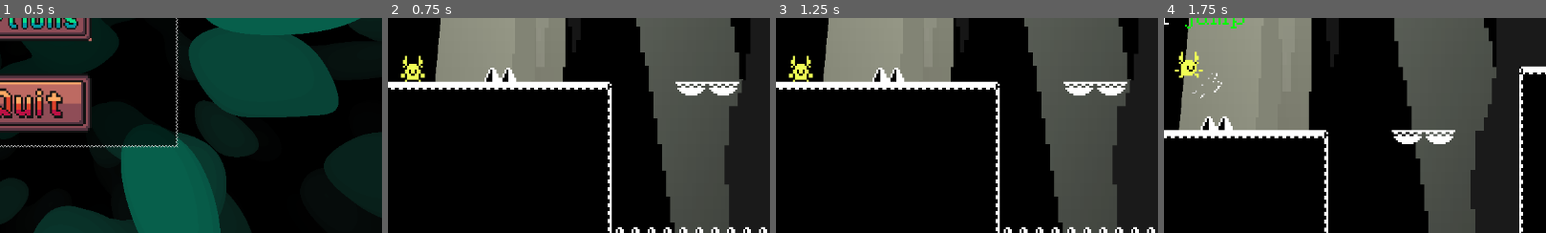
Above: before the commit, frames 1-4 (left to right).
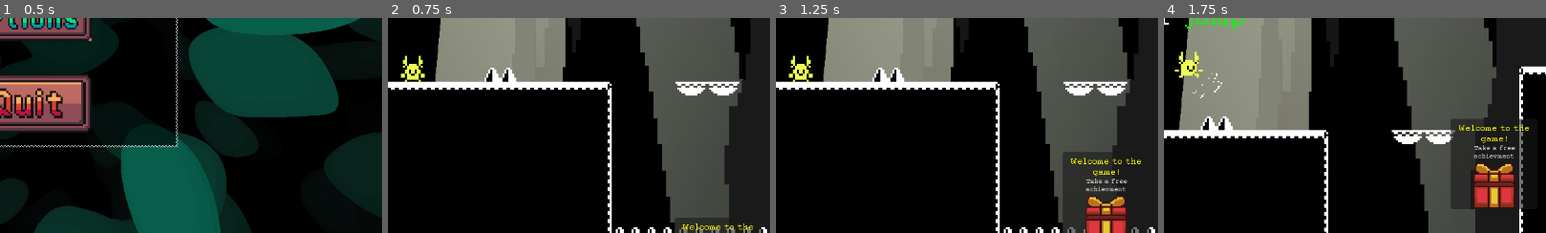
Above: after the commit, the same moments.

Repository: SeldonRubika/Godot-Workshop-Project
Game: Godot game, scene res://Scenes/MainWorld/main_world.tscn
Same seed, same stepped clock (60 frames per second), same inputs: the game is played once before the commit and once after it. Sound files missing from this copy of the repository are replaced by a short silence.
Inputs (mouse positions are % of the whole screen's width and height, from its top left):
- Up to frame 1 (0.5 s): no input
- Up to frame 2 (0.75 s): click (50, 30) at 0.5 s
- Up to frame 3 (1.25 s): no input
- Up to frame 4 (1.75 s): move the mouse to (72, 45) at 1.27 s; hold D (Right) from 1.28 s (still down); click (72, 45) at 1.35 s; tap Space (Jump) at 1.52 s
The pictures show only the part of the screen within x 47-97%, y 50-100%; the shares and areas given below are measured in that part.

Frame 1 is identical in both runs. In frame 2, 1.1% of the frame differs, in the area x 75-98%, y 92-100%; in frame 3, 5.7%, in the area x 75-98%, y 62-100%; in frame 4, 5.5%.

Commit message:
Added achievement

Diff:
--- /dev/null
+++ b/Resources/AchievementResourcebase.gd
@@ -0,0 +1,6 @@
+extends Resource
+class_name AchievementResource
+
+@export var name := ""
+@export var desc := ""
+@export var texture: Texture2D = preload("uid://bf0ms1dqy4fu1")
--- /dev/null
+++ b/Resources/test_achievement.tres
@@ -0,0 +1,10 @@
+[gd_resource type="Resource" script_class="AchievementResource" format=3 uid="uid://bu8gxbnqlkwlh"]
+
+[ext_resource type="Script" uid="uid://wio5w2sstpfa" path="res://Resources/AchievementResourcebase.gd" id="1_6jae3"]
+[ext_resource type="Texture2D" uid="uid://bf0ms1dqy4fu1" path="res://Assets/AchievementsIcons/Achievement-Pack-32x32_Gold-Crown.png" id="2_l4lw3"]
+
+[resource]
+script = ExtResource("1_6jae3")
+name = "Test Achievement"
+desc = "I'm a test, hello"
+metadata/_custom_type_script = "uid://wio5w2sstpfa"
--- /dev/null
+++ b/Resources/welcome.tres
@@ -0,0 +1,11 @@
+[gd_resource type="Resource" script_class="AchievementResource" format=3 uid="uid://ddvov6cotjbi4"]
+
+[ext_resource type="Script" uid="uid://wio5w2sstpfa" path="res://Resources/AchievementResourcebase.gd" id="1_7ey31"]
+[ext_resource type="Texture2D" uid="uid://b8gxb1opm5rpi" path="res://Assets/AchievementsIcons/Achievement-Pack-32x32_Gift-Box-Red-Open-.png" id="2_7ey31"]
+
+[resource]
+script = ExtResource("1_7ey31")
+name = "Welcome to the game"
+desc = "Take a free achievment"
+texture = ExtResource("2_7ey31")
+metadata/_custom_type_script = "uid://wio5w2sstpfa"
--- /dev/null
+++ b/Scenes/ui/achievement.gd
@@ -0,0 +1,24 @@
+extends Control
+@export var achievement_texture: TextureRect
+@export var achievement_text: RichTextLabel
+
+
+func load_achievment(resource: AchievementResource):
+	achievement_texture.texture = resource.texture
+	achievement_text.text = "[color=yellow]%s![/color]
+[font_size=12] %s" % [resource.name, resource.desc]
+
+
+func show_achievement():
+	var tween = create_tween()
+	tween.tween_property(self, "anchor_top", 0.84, 1.5)
+	tween.parallel().tween_property(self, "anchor_bottom", 0.94, 1.5)
+	await get_tree().create_timer(3).timeout
+	var new_tween = create_tween()
+	new_tween.tween_property(self, "anchor_top", 1.3, 1.5)
+	new_tween.parallel().tween_property(self, "anchor_bottom", 1.4, 1.5)
+
+
+func _ready() -> void:
+	load_achievment(preload("uid://ddvov6cotjbi4"))
+	show_achievement()
--- a/Scenes/ui/ui.tscn
+++ b/Scenes/ui/ui.tscn
@@ -4,6 +4,8 @@
 [ext_resource type="PackedScene" uid="uid://j8odnfubaucm" path="res://Scenes/LifeBar/life.tscn" id="2_oak0x"]
 [ext_resource type="PackedScene" uid="uid://ca257rjf53hhq" path="res://Scenes/Ui/main_menu.tscn" id="3_h400c"]
 [ext_resource type="Texture2D" uid="uid://df700y11rwons" path="res://Assets/Sprites/tile_0002.png" id="3_jxxc1"]
+[ext_resource type="Texture2D" uid="uid://bf0ms1dqy4fu1" path="res://Assets/AchievementsIcons/Achievement-Pack-32x32_Gold-Crown.png" id="5_6jfdq"]
+[ext_resource type="Script" uid="uid://qyp4hd88if2v" path="res://Scenes/Ui/achievement.gd" id="5_gu8fo"]
 
 [node name="UI" type="CanvasLayer" unique_id=1087143809 node_paths=PackedStringArray("life", "bloup_bloup", "coin_text")]
 process_mode = 3
@@ -57,4 +59,59 @@
 mouse_filter = 2
 color = Color(0.44044712, 0.76799834, 1, 0.47700003)
 
+[node name="Achievement" type="Control" parent="." unique_id=1324088082 node_paths=PackedStringArray("achievement_texture", "achievement_text")]
+layout_mode = 3
+anchor_left = 0.87
+anchor_top = 1.3
+anchor_right = 0.93000007
+anchor_bottom = 1.4
+grow_horizontal = 0
+grow_vertical = 0
+script = ExtResource("5_gu8fo")
+achievement_texture = NodePath("AchievementTexture")
+achievement_text = NodePath("AchievementText")
+metadata/_edit_use_anchors_ = true
+
+[node name="Panel" type="Panel" parent="Achievement" unique_id=1422018781]
+layout_mode = 1
+anchors_preset = -1
+anchor_left = -0.45214325
+anchor_top = -1.0542594
+anchor_right = 1.4431434
+anchor_bottom = 1.044
+offset_left = 0.012205124
+offset_top = -0.0040130615
+offset_right = 0.009773254
+offset_bottom = 0.028800964
+metadata/_edit_use_anchors_ = true
+
+[node name="AchievementTexture" type="TextureRect" parent="Achievement" unique_id=360330854]
+layout_mode = 1
+anchors_preset = 15
+anchor_right = 1.0
+anchor_bottom = 1.0
+grow_horizontal = 2
+grow_vertical = 2
+texture = ExtResource("5_6jfdq")
+expand_mode = 4
+stretch_mode = 5
+
+[node name="AchievementText" type="RichTextLabel" parent="Achievement" unique_id=1439565420]
+layout_mode = 1
+anchors_preset = -1
+anchor_left = -0.5
+anchor_top = -1.039
+anchor_right = 1.5
+anchor_bottom = -0.020000001
+offset_left = 6.3200684
+offset_top = 0.007194519
+offset_right = -6.3200684
+bbcode_enabled = true
+text = "[color=yellow]Achievement![/color]
+[font_size=12] you got you first achievement"
+fit_content = true
+scroll_active = false
+horizontal_alignment = 1
+vertical_alignment = 1
+
 [connection signal="bloup_bloup" from="MainMenu" to="." method="_on_main_menu_bloup_bloup"]
--- a/project.godot
+++ b/project.godot
@@ -39,6 +39,7 @@
 
 folder_colors={
 "res://Assets/": "red",
+"res://Resources/": "green",
 "res://Scenes/": "yellow",
 "res://Scenes/Enemies/": "orange",
 "res://Scenes/Enemies/base/": "teal",
Binary file added: Assets/AchievementsIcons/Achievement-Pack-32x32_Bronze-Coin-Outline.png
Not shown, added: Assets/AchievementsIcons/Achievement-Pack-32x32_Bronze-Coin-Outline.png.import
Binary file added: Assets/AchievementsIcons/Achievement-Pack-32x32_Bronze-Coin.png
Not shown, added: Assets/AchievementsIcons/Achievement-Pack-32x32_Bronze-Coin.png.import
Binary file added: Assets/AchievementsIcons/Achievement-Pack-32x32_Bronze-Crown-Outline.png
Not shown, added: Assets/AchievementsIcons/Achievement-Pack-32x32_Bronze-Crown-Outline.png.import
Binary file added: Assets/AchievementsIcons/Achievement-Pack-32x32_Bronze-Crown.png
Not shown, added: Assets/AchievementsIcons/Achievement-Pack-32x32_Bronze-Crown.png.import
Binary file added: Assets/AchievementsIcons/Achievement-Pack-32x32_Bronze-Heart-Outline.png
Not shown, added: Assets/AchievementsIcons/Achievement-Pack-32x32_Bronze-Heart-Outline.png.import
Binary file added: Assets/AchievementsIcons/Achievement-Pack-32x32_Bronze-Heart.png
Not shown, added: Assets/AchievementsIcons/Achievement-Pack-32x32_Bronze-Heart.png.import
(and 170 more such lines)
